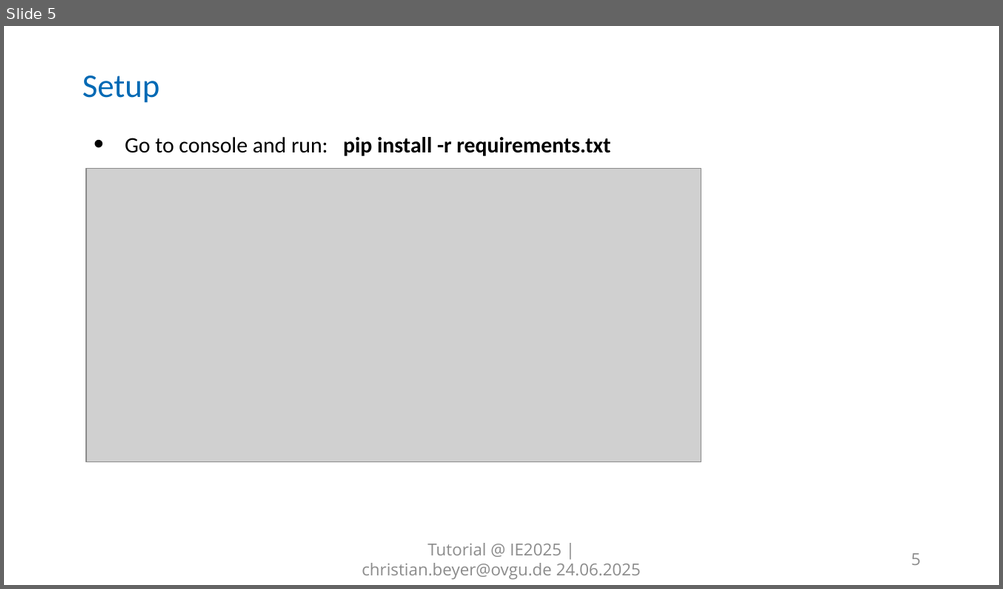
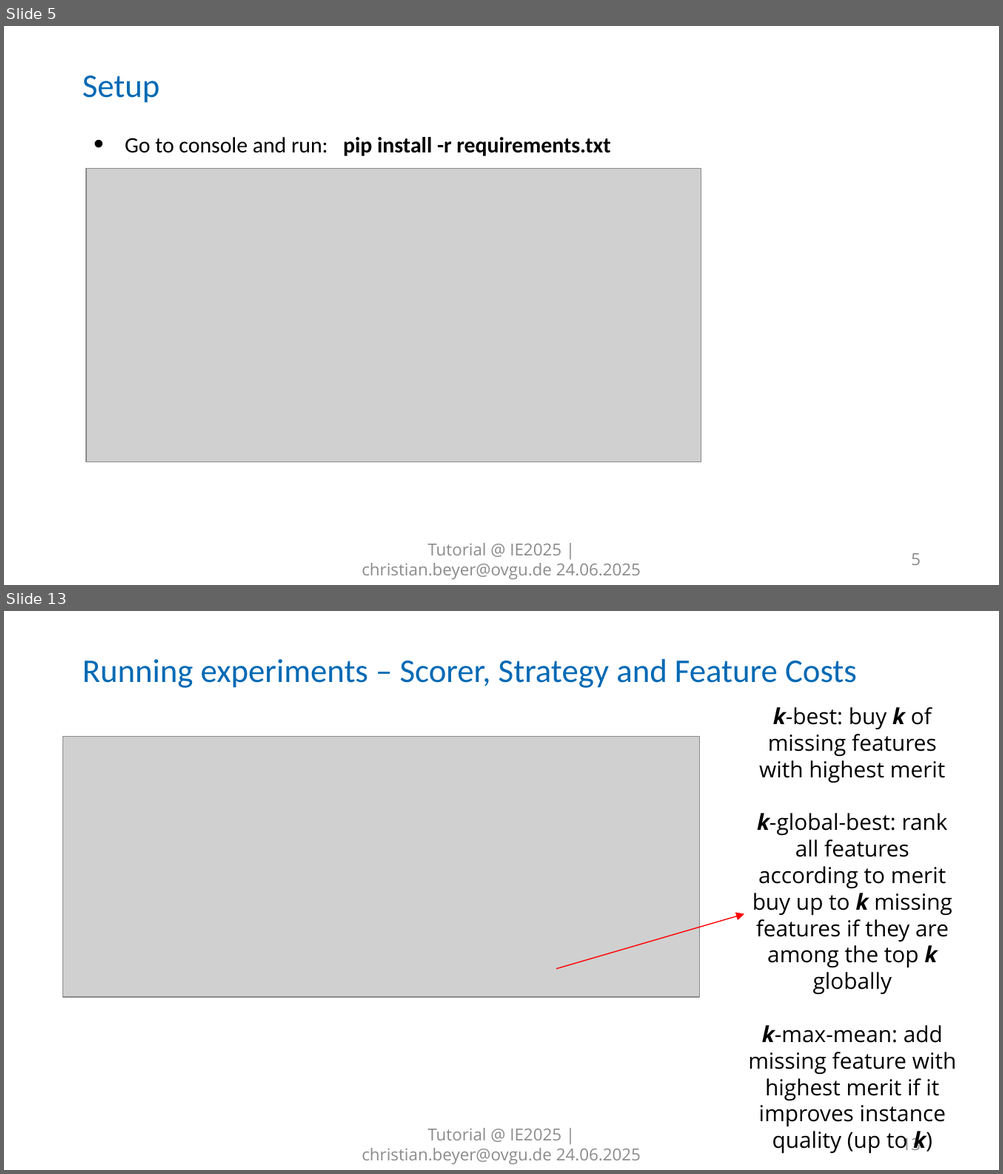
Before and after one commit to cbeyer-code/AFA_Workshop_IE2025, a slide deck: Framework 101.pptx. Shown one above the other, each under a label of ours: slide 5 before the commit, slides 5 and 13 after it; the slides between them are not shown. The pictures are 1003x589 and 1003x1174 pixels, drawn with LibreOffice and Linux fonts; fonts in the diff are those of the drawing; grey boxes stand for pictures; background and template pictures are left out. Boxes give left, top, right and bottom in pixels: in the first picture for what was removed or moved away, otherwise in the second. Text is boxed around its words. In the diff, an @@ line names an element or a change of style, - is before the commit and + after.

```diff
--- a/Framework 101.pptx
+++ b/Framework 101.pptx
@@ slide 13 added at <box>4,611,999,1170</box>, background #FFFFFF; not listed: 8 template elements that a slide beside it also shows @@
@@ title added at <box>82,659,856,688</box>, 24 pt, text #0069B4 @@
+Running experiments – Scorer, Strategy and Feature Costs
@@ text added at <box>748,707,956,1128</box>, 16 pt, text #000000 @@
+k-best: buy k of missing features with highest merit
+k-global-best: rank all features according to merit buy up to k missing features if they are among the top k globally
+k-max-mean: add missing feature with highest merit if it improves instance quality (up to k)
@@ picture added at <box>62,736,699,997</box> @@
@@ arrow added from (556, 969) to (744, 914), #FF0000 0.75 pt @@
@@ text added at <box>361,1128,640,1165</box>, 12 pt, text #8C8C8C @@
+Tutorial @ IE2025 | christian.beyer@ovgu.de 24.06.2025
@@ page number added at <box>902,1136,921,1150</box>, 12 pt, text #8C8C8C @@
+13
```
Also in this commit, not shown: 1 slide changed, 12 other slides added.
